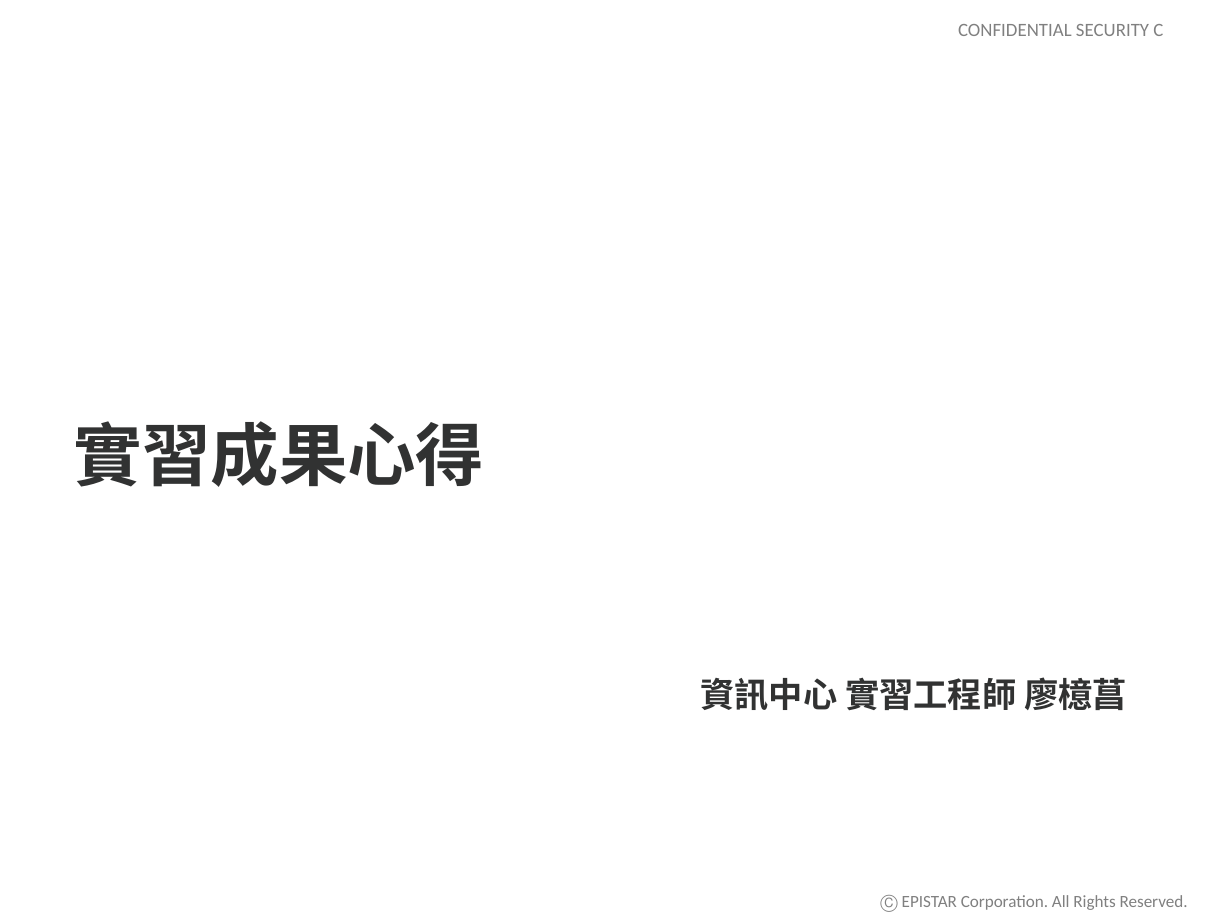
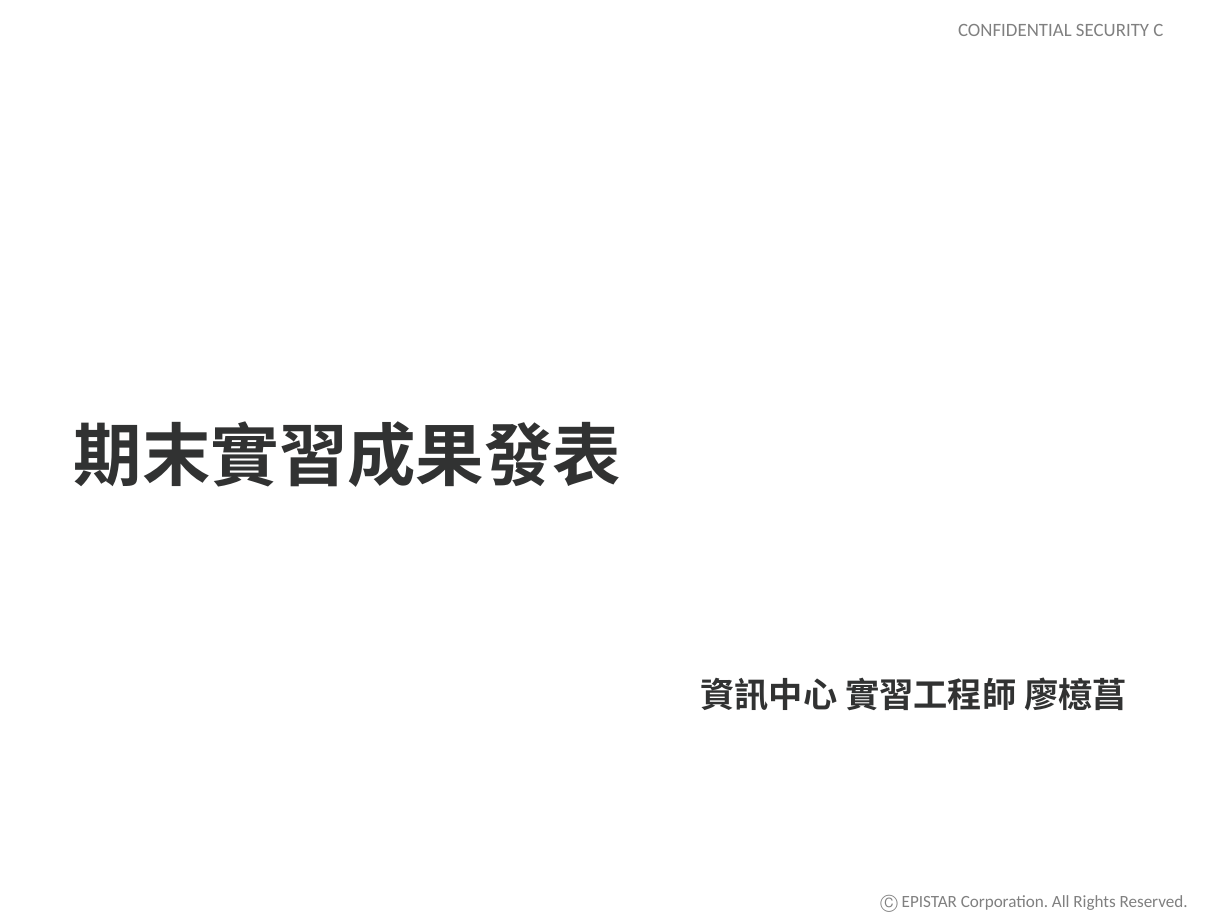
Before and after one commit to d0683201/d0683201, a slide deck: slide 1 of 實習報告.pptx. Drawn at 1232x924 pixels with LibreOffice and Linux fonts; fonts in the diff are those of the drawing; background and template pictures are left out. Boxes give left, top, right and bottom in pixels: in the first picture for what was removed or moved away, otherwise in the second. Text is boxed around its words. In the diff, an @@ line names an element or a change of style, - is before the commit and + after.

```diff
--- a/實習報告.pptx
+++ b/實習報告.pptx
@@ title at <box>74,421,621,487</box>: text changed @@
-實習成果心得
+期末實習成果發表
```
Also in this commit, not shown: 4 other slides changed, 1 slide added, 1 slide removed.
